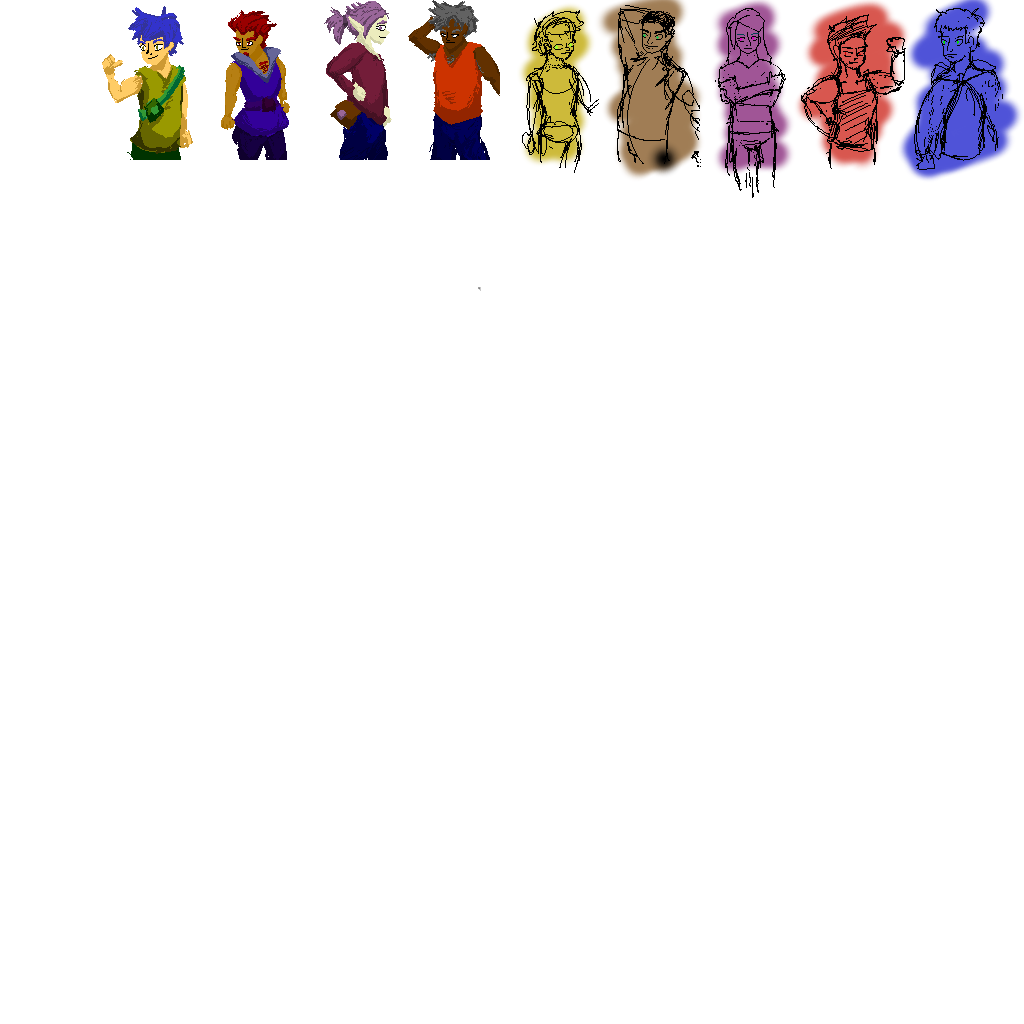
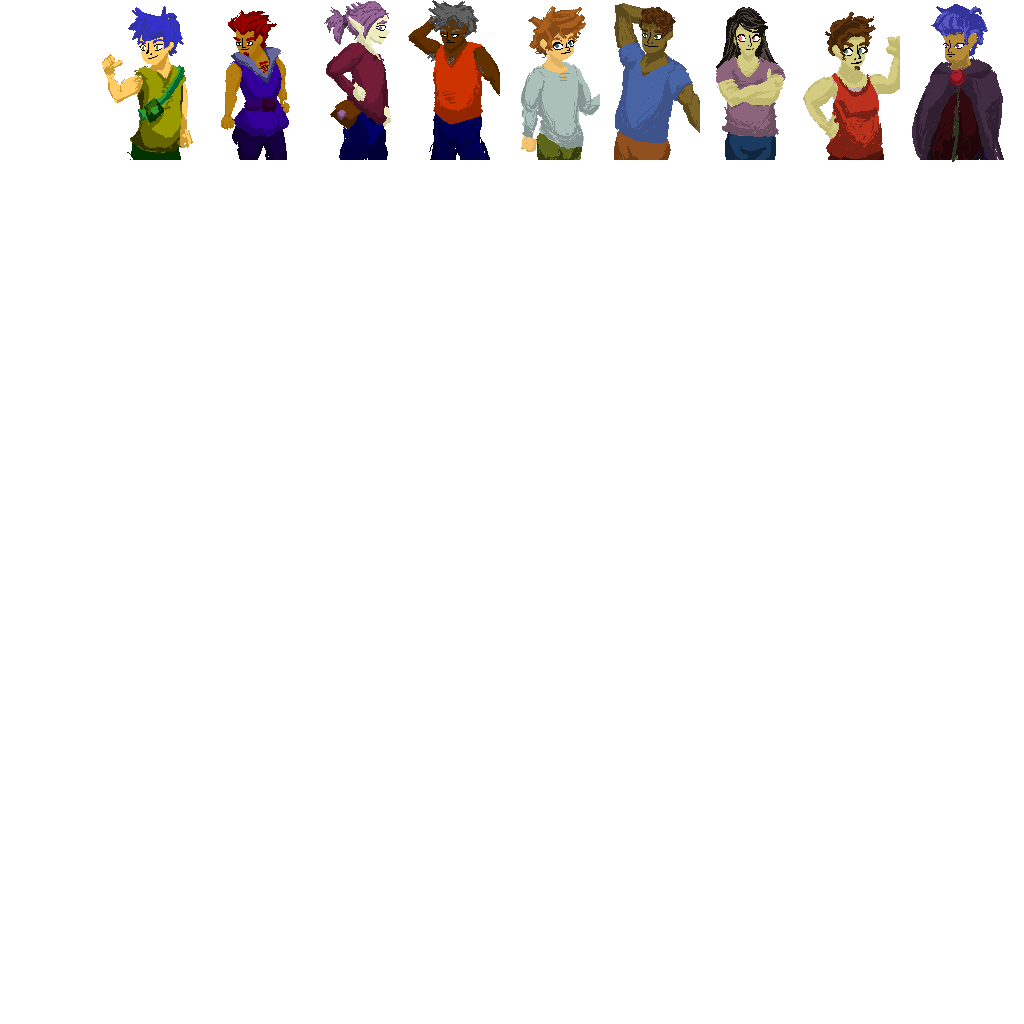
Before/after of a w=1024, h=1024 layered artwork. What changed in the layer stack:
moved "charB" above "charA", painted on it over box(517, 0, 1004, 162)
removed layer "sketch copy" over box(522, 5, 1003, 198)
removed layer "colouring" over box(478, 0, 1024, 291)
